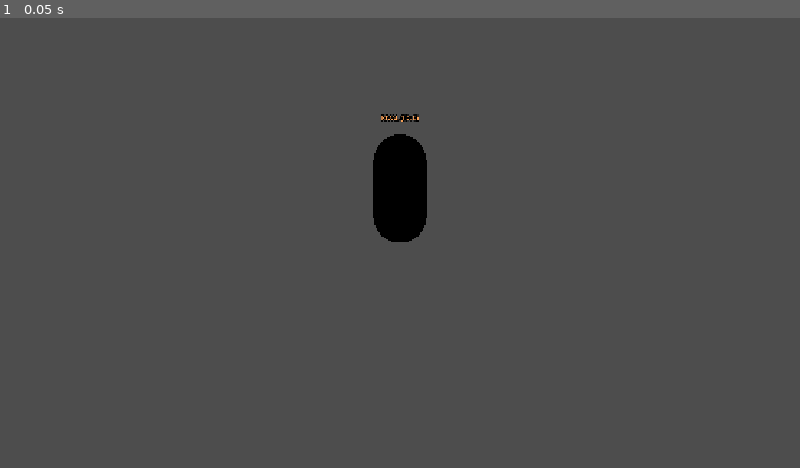
Above: before the commit, frame 1.
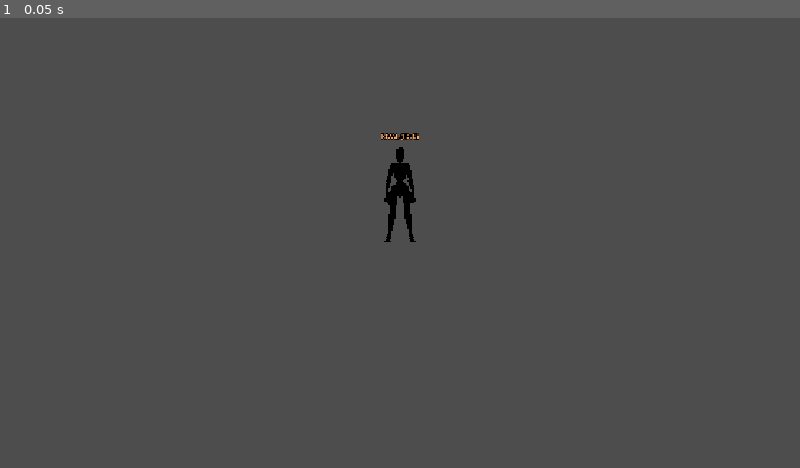
Above: after the commit, the same moment.

Repository: Lorenzo-Imvinkelried/rpgodot
Game: Godot game, scene res://scenes/player/player.tscn
Same seed, same stepped clock (60 frames per second), same inputs: the game is played once before the commit and once after it. This scene is started directly instead of the project's main scene.
Inputs:
- Up to frame 1 (0.05 s): no input

The runs differ from the first frame. In frame 1, 1.1% of the frame differs, in the area x 46-54%, y 21-50%.

Commit message:
Añade modelo 3D con animaciones y perfecciona control de cámara libre
Integra el modelo humanoide xbot con estados Idle/Walk replicados por red, organiza los assets en carpetas modulares y desacopla la cámara libre con click derecho manteniendo el cursor visible y la orientación al rotar con teclado.

Diff:
--- a/scenes/player/player.tscn
+++ b/scenes/player/player.tscn
@@ -1,12 +1,13 @@
-[gd_scene load_steps=8 format=3]
+[gd_scene load_steps=7 format=3]
 
 [ext_resource type="Script" path="res://scripts/player/player.gd" id="1_player"]
 [ext_resource type="Script" path="res://scripts/player/player_visuals.gd" id="2_visuals"]
 [ext_resource type="Script" path="res://scripts/player/player_camera.gd" id="3_camera"]
+[ext_resource type="PackedScene" path="res://assets/models/characters/xbot/xbot.glb" id="4_model"]
 
 [sub_resource type="CapsuleShape3D" id="CapsuleShape3D_1"]
-radius = 0.5
-height = 2.0
+radius = 0.4
+height = 1.8
 
 [sub_resource type="SceneReplicationConfig" id="SceneReplicationConfig_1"]
 properties/0/path = NodePath(".:position")
@@ -15,19 +16,15 @@
 properties/1/path = NodePath(".:rotation")
 properties/1/spawn = true
 properties/1/replication_mode = 1
-
-[sub_resource type="CapsuleMesh" id="CapsuleMesh_1"]
-radius = 0.5
-height = 2.0
-
-[sub_resource type="BoxMesh" id="BoxMesh_1"]
-size = Vector3(0.4, 0.2, 0.25)
+properties/2/path = NodePath(".:is_moving")
+properties/2/spawn = true
+properties/2/replication_mode = 2
 
 [node name="Player" type="CharacterBody3D"]
 script = ExtResource("1_player")
 
 [node name="CollisionShape3D" type="CollisionShape3D" parent="."]
-transform = Transform3D(1, 0, 0, 0, 1, 0, 0, 0, 1, 0, 1, 0)
+transform = Transform3D(1, 0, 0, 0, 1, 0, 0, 0, 1, 0, 0.9, 0)
 shape = SubResource("CapsuleShape3D_1")
 
 [node name="MultiplayerSynchronizer" type="MultiplayerSynchronizer" parent="."]
@@ -36,16 +33,11 @@
 [node name="Visuals" type="Node3D" parent="."]
 script = ExtResource("2_visuals")
 
-[node name="BodyMesh" type="MeshInstance3D" parent="Visuals"]
-transform = Transform3D(1, 0, 0, 0, 1, 0, 0, 0, 1, 0, 1, 0)
-mesh = SubResource("CapsuleMesh_1")
-
-[node name="VisorMesh" type="MeshInstance3D" parent="Visuals"]
-transform = Transform3D(1, 0, 0, 0, 1, 0, 0, 0, 1, 0, 1.45, -0.42)
-mesh = SubResource("BoxMesh_1")
+[node name="CharacterModel" parent="Visuals" instance=ExtResource("4_model")]
+transform = Transform3D(-1, 0, -8.74228e-08, 0, 1, 0, 8.74228e-08, 0, -1, 0, 0, 0)
 
 [node name="Label3D" type="Label3D" parent="Visuals"]
-transform = Transform3D(1, 0, 0, 0, 1, 0, 0, 0, 1, 0, 2.35, 0)
+transform = Transform3D(1, 0, 0, 0, 1, 0, 0, 0, 1, 0, 2.0, 0)
 billboard = 1
 text = "Player"
 font_size = 24
--- a/scripts/player/player.gd
+++ b/scripts/player/player.gd
@@ -3,6 +3,7 @@
 
 ## Responsabilidad: Física de movimiento y sincronización de red del personaje.
 ## Control tipo RPG: W avanza, S retrocede sin girar la cara, A/D rota en su eje.
+## Cámara libre con click derecho sin alterar la dirección de marcha y con cursor siempre visible.
 
 const FORWARD_SPEED: float = 6.0
 const BACKWARD_SPEED: float = 4.2
@@ -12,7 +13,10 @@
 @onready var camera_pivot: PlayerCamera = $CameraPivot
 @onready var synchronizer: MultiplayerSynchronizer = $MultiplayerSynchronizer
 
+@export var is_moving: bool = false
+
 var gravity: float = ProjectSettings.get_setting("physics/3d/default_gravity", 9.8)
+var _was_forward_pressed: bool = false
 
 func _enter_tree() -> void:
 	var peer_id := name.to_int()
@@ -24,6 +28,11 @@
 	var is_local := is_multiplayer_authority()
 	visuals.configure_visuals(peer_id, is_local)
 	camera_pivot.setup(is_local)
+	visuals.update_animation(is_moving)
+
+func _process(_delta: float) -> void:
+	if visuals:
+		visuals.update_animation(is_moving)
 
 func _physics_process(delta: float) -> void:
 	if not is_multiplayer_authority():
@@ -47,26 +56,33 @@
 	if turn_input != 0.0:
 		var turn_delta := turn_input * TURN_SPEED * delta
 		rotation.y += turn_delta
-		# Sincronizar simultáneamente el ángulo de la cámara para eliminar cualquier tirón o retraso opuesto
+		# Si no se está usando la cámara libre (sin click derecho), la cámara apunta hacia donde mira el player y lo sigue
 		if camera_pivot and not camera_pivot.is_rmb_held:
-			camera_pivot.rotate_yaw(turn_delta)
+			camera_pivot.set_yaw(rotation.y)
 
-	# 2. Desplazamiento adelante/atrás relativo al frente del personaje
+	# 2. Desplazamiento adelante/atrás
 	var forward_input := 0.0
 	if Input.is_key_pressed(KEY_W) or Input.is_action_pressed("move_forward"):
 		forward_input += 1.0
 	if Input.is_key_pressed(KEY_S) or Input.is_action_pressed("move_backward"):
 		forward_input -= 1.0
 
-	# En Godot, -transform.basis.z es la dirección frontal hacia donde mira el visor
-	var forward_dir := -transform.basis.z
+	var just_started_forward := (forward_input > 0.0 and not _was_forward_pressed)
+	_was_forward_pressed = forward_input > 0.0
 
 	if forward_input > 0.0:
-		# Avanzar hacia el frente
+		# Al arrancar a caminar (W) sin click derecho, orientar al personaje hacia donde mira la cámara.
+		# Mientras ya esté caminando, si se pulsa click derecho para soltar la cámara,
+		# la cámara rota libremente y el personaje continúa caminando en su misma dirección.
+		if just_started_forward and camera_pivot and not camera_pivot.is_rmb_held:
+			rotation.y = camera_pivot.current_yaw
+
+		var forward_dir := -transform.basis.z
 		velocity.x = forward_dir.x * FORWARD_SPEED
 		velocity.z = forward_dir.z * FORWARD_SPEED
 	elif forward_input < 0.0:
 		# Retroceder hacia atrás SIN rotar el cuerpo ni la cara
+		var forward_dir := -transform.basis.z
 		velocity.x = -forward_dir.x * BACKWARD_SPEED
 		velocity.z = -forward_dir.z * BACKWARD_SPEED
 	else:
@@ -74,4 +90,6 @@
 		velocity.x = move_toward(velocity.x, 0.0, FORWARD_SPEED * 8.0 * delta)
 		velocity.z = move_toward(velocity.z, 0.0, FORWARD_SPEED * 8.0 * delta)
 
+	is_moving = forward_input != 0.0
+
 	move_and_slide()
--- a/scripts/player/player_camera.gd
+++ b/scripts/player/player_camera.gd
@@ -2,7 +2,8 @@
 extends Node3D
 
 ## Responsabilidad: Control exclusivo de la cámara en 3ra persona.
-## Gestiona rotación orbital con click derecho, zoom suave con ruedita y seguimiento de orientación.
+## Gestiona rotación orbital con click derecho, zoom con ruedita y seguimiento de posición.
+## No realiza auto-rotaciones graduales que provoquen mareos; cualquier orientación es instantánea.
 
 @export var mouse_sensitivity: float = 0.003
 @export var min_pitch_degrees: float = -50.0
@@ -10,7 +11,6 @@
 @export var min_zoom: float = 2.0
 @export var max_zoom: float = 12.0
 @export var zoom_step: float = 1.0
-@export var camera_follow_speed: float = 8.0
 
 @onready var spring_arm: SpringArm3D = $SpringArm3D
 @onready var camera: Camera3D = $SpringArm3D/Camera3D
@@ -26,7 +26,7 @@
 	set_process_unhandled_input(is_local)
 
 	if is_local:
-		top_level = true # Desacopla la rotación del padre para control suave e independiente
+		top_level = true # Desacopla la rotación del padre para control orbital independiente
 		target_zoom = spring_arm.spring_length
 		var parent_node := get_parent() as Node3D
 		if parent_node:
@@ -42,14 +42,15 @@
 	if not camera.current:
 		return
 
-	# Mantener Click Derecho para liberar y girar la cámara libremente
+	# Mantener Click Derecho para girar la cámara orbitalmente (cursor siempre visible)
 	if event is InputEventMouseButton:
 		if event.button_index == MOUSE_BUTTON_RIGHT:
 			is_rmb_held = event.pressed
-			if is_rmb_held:
-				Input.mouse_mode = Input.MOUSE_MODE_CAPTURED
-			else:
-				Input.mouse_mode = Input.MOUSE_MODE_VISIBLE
+			# Al soltar el click derecho mientras camina, apuntar hacia donde mira el player
+			if not is_rmb_held:
+				var parent_node := get_parent() as Node3D
+				if parent_node and (("is_moving" in parent_node and parent_node.is_moving) or Input.is_action_pressed("move_forward") or Input.is_key_pressed(KEY_W)):
+					snap_behind_player()
 
 		# Zoom con la ruedita del mouse
 		elif event.button_index == MOUSE_BUTTON_WHEEL_UP and event.pressed:
@@ -57,7 +58,7 @@
 		elif event.button_index == MOUSE_BUTTON_WHEEL_DOWN and event.pressed:
 			target_zoom = clamp(target_zoom + zoom_step, min_zoom, max_zoom)
 
-	# Movimiento del mouse mientras el click derecho está presionado
+	# Movimiento orbital del mouse con click derecho presionado
 	elif event is InputEventMouseMotion and is_rmb_held:
 		current_yaw -= event.relative.x * mouse_sensitivity
 		var min_pitch_rad := deg_to_rad(min_pitch_degrees)
@@ -74,28 +75,24 @@
 		return
 
 	# Seguir la posición del jugador a la altura del pecho/cabeza
-	var target_pos := parent_node.global_position + Vector3(0, 1.5, 0)
-	global_position = target_pos
+	global_position = parent_node.global_position + Vector3(0, 1.5, 0)
 
 	# Zoom suave hacia el target
 	spring_arm.spring_length = lerp(spring_arm.spring_length, target_zoom, 10.0 * delta)
-
-	# Solo se reajusta detrás del jugador cuando NO se mantiene el click derecho y se pulsa alguna tecla de movimiento (W, A, S, D)
-	if not is_rmb_held and _is_movement_input_active():
-		current_yaw = lerp_angle(current_yaw, parent_node.rotation.y, camera_follow_speed * delta)
-		_apply_rotation()
-
-func _is_movement_input_active() -> bool:
-	return (
-		Input.is_key_pressed(KEY_W) or Input.is_action_pressed("move_forward") or
-		Input.is_key_pressed(KEY_S) or Input.is_action_pressed("move_backward") or
-		Input.is_key_pressed(KEY_A) or Input.is_action_pressed("move_left") or
-		Input.is_key_pressed(KEY_D) or Input.is_action_pressed("move_right")
-	)
 
 func rotate_yaw(amount: float) -> void:
 	current_yaw += amount
 	_apply_rotation()
 
+func set_yaw(yaw: float) -> void:
+	current_yaw = yaw
+	_apply_rotation()
+
+func snap_behind_player() -> void:
+	var parent_node := get_parent() as Node3D
+	if parent_node:
+		current_yaw = parent_node.rotation.y
+		_apply_rotation()
+
 func _apply_rotation() -> void:
 	rotation = Vector3(current_pitch, current_yaw, 0.0)
--- a/scripts/player/player_visuals.gd
+++ b/scripts/player/player_visuals.gd
@@ -1,30 +1,93 @@
 class_name PlayerVisuals
 extends Node3D
 
-## Responsabilidad: Gestión exclusiva de la presentación visual y estética del personaje.
-## Configura materiales, colores distintivos y cartel identificador sobre la cabeza.
+## Responsabilidad: Gestión visual del modelo 3D, animación (Idle/Walk) y estética.
+
+# Paleta de colores para identificación en red
+const COLOR_LOCAL_LABEL := Color(0.4, 0.85, 1.0)
+const COLOR_RIVAL_LABEL := Color(1.0, 0.65, 0.35)
+const COLOR_RIVAL_TINT := Color(1.0, 0.65, 0.45)
+
+# Configuración de animaciones y transiciones
+const ANIM_BLEND_TIME: float = 0.25
+const KEYWORDS_IDLE: Array[String] = ["idle", "stand"]
+const KEYWORDS_WALK: Array[String] = ["walk", "run", "move"]
 
 @onready var label: Label3D = $Label3D
-@onready var body_mesh: MeshInstance3D = $BodyMesh
-@onready var visor_mesh: MeshInstance3D = $VisorMesh
+@onready var character_model: Node3D = get_node_or_null("CharacterModel")
+
+var anim_player: AnimationPlayer = null
+var _anim_idle: String = ""
+var _anim_walk: String = ""
+
+func _ready() -> void:
+	_setup_anim_player()
 
 func configure_visuals(peer_id: int, is_local: bool) -> void:
-	var body_mat := StandardMaterial3D.new()
-	body_mat.roughness = 0.35
+	if is_local:
+		label.text = "TÚ (ID: %d)" % peer_id
+		label.modulate = COLOR_LOCAL_LABEL
+	else:
+		label.text = "RIVAL (ID: %d)" % peer_id
+		label.modulate = COLOR_RIVAL_LABEL
+		_apply_rival_tint()
 
-	var visor_mat := StandardMaterial3D.new()
-	visor_mat.albedo_color = Color(0.08, 0.08, 0.08)
+	_setup_anim_player()
 
-	if is_local:
-		# Azul para el jugador local
-		body_mat.albedo_color = Color(0.18, 0.58, 0.98)
-		label.text = "TÚ (ID: %d)" % peer_id
-		label.modulate = Color(0.4, 0.85, 1.0)
-	else:
-		# Naranja para el rival
-		body_mat.albedo_color = Color(0.98, 0.42, 0.18)
-		label.text = "RIVAL (ID: %d)" % peer_id
-		label.modulate = Color(1.0, 0.65, 0.35)
+func update_animation(is_moving: bool) -> void:
+	if anim_player == null:
+		_setup_anim_player()
+		if anim_player == null:
+			return
 
-	body_mesh.material_override = body_mat
-	visor_mesh.material_override = visor_mat
+	var target_anim := _anim_walk if is_moving else _anim_idle
+	if target_anim != "" and anim_player.current_animation != target_anim:
+		anim_player.play(target_anim)
+
+func _setup_anim_player() -> void:
+	if anim_player == null:
+		anim_player = _find_animation_player(self)
+		if anim_player:
+			anim_player.playback_default_blend_time = ANIM_BLEND_TIME
+			var available := anim_player.get_animation_list()
+			for anim_name in available:
+				var anim := anim_player.get_animation(anim_name)
+				if anim:
+					anim.loop_mode = Animation.LOOP_LINEAR
+			_anim_idle = _find_best_match(available, KEYWORDS_IDLE)
+			_anim_walk = _find_best_match(available, KEYWORDS_WALK)
+			update_animation(false)
+
+func _find_animation_player(node: Node) -> AnimationPlayer:
+	if node is AnimationPlayer:
+		return node
+	for child in node.get_children():
+		var found := _find_animation_player(child)
+		if found:
+			return found
+	return null
+
+func _find_best_match(anims: PackedStringArray, keywords: Array[String]) -> String:
+	for keyword in keywords:
+		for anim_name in anims:
+			if anim_name.to_lower() == keyword:
+				return anim_name
+	for keyword in keywords:
+		for anim_name in anims:
+			if keyword in anim_name.to_lower():
+				return anim_name
+	return anims[0] if anims.size() > 0 else ""
+
+func _apply_rival_tint() -> void:
+	if character_model == null:
+		return
+	_tint_meshes_recursive(character_model, COLOR_RIVAL_TINT)
+
+func _tint_meshes_recursive(node: Node, color: Color) -> void:
+	if node is MeshInstance3D:
+		var mat := StandardMaterial3D.new()
+		mat.albedo_color = color
+		mat.roughness = 0.4
+		node.material_override = mat
+	for child in node.get_children():
+		_tint_meshes_recursive(child, color)
Binary file added: assets/models/characters/soldier/soldier.glb
Not shown, added: assets/models/characters/soldier/soldier.glb.import
Binary file added: assets/models/characters/soldier/soldier_file2.jpg
Not shown, added: assets/models/characters/soldier/soldier_file2.jpg.import
Binary file added: assets/models/characters/soldier/soldier_vanguard_vanguard_diffuse_tga.jpg
Not shown, added: assets/models/characters/soldier/soldier_vanguard_vanguard_diffuse_tga.jpg.import
Binary file added: assets/models/characters/xbot/xbot.glb
Not shown, added: assets/models/characters/xbot/xbot.glb.import
